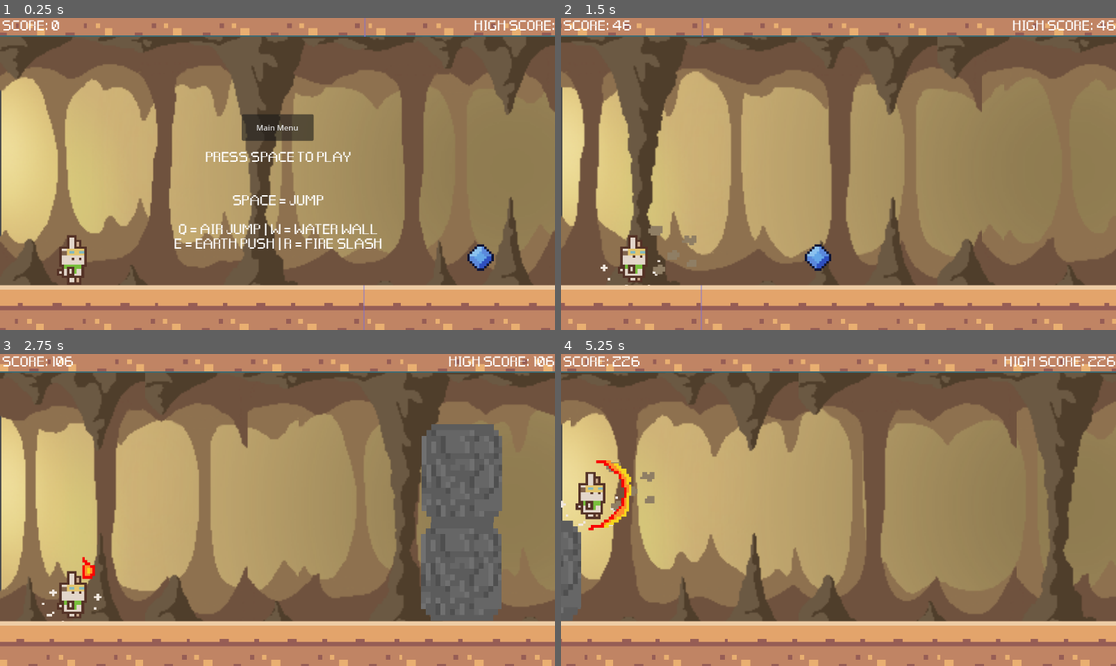
Above: before the commit, frames 1-4 (two rows, left to right).
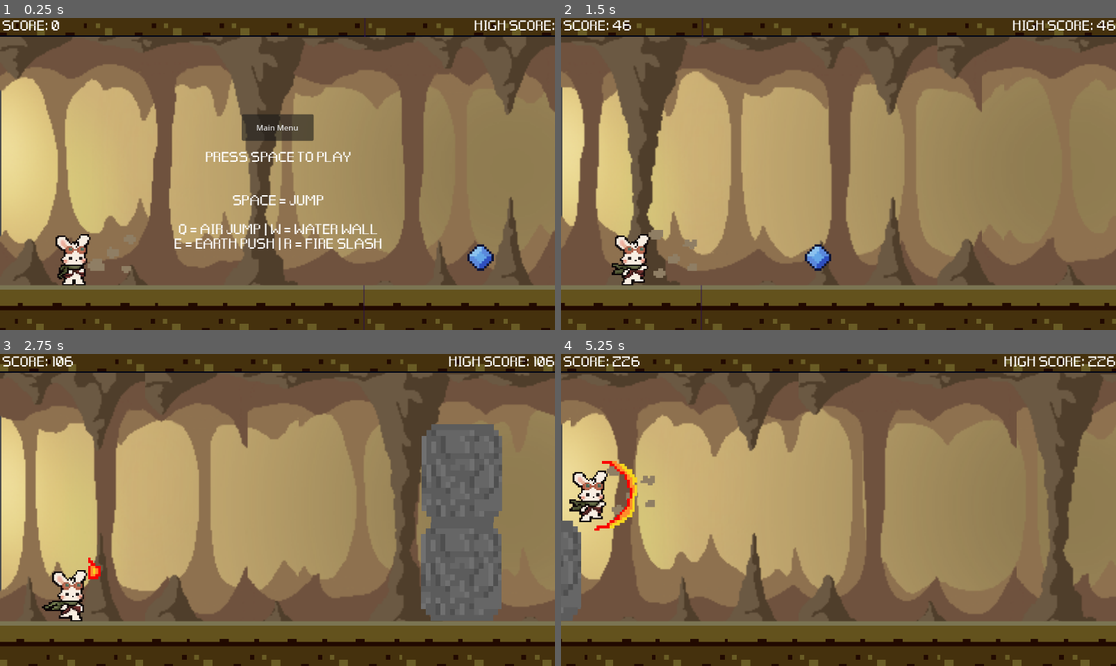
Above: after the commit, the same moments.

Repository: maryandrearv/the-elemental-path
Game: Godot game, scene res://scenes/main.tscn
Same seed, same stepped clock (60 frames per second), same inputs: the game is played once before the commit and once after it.
Inputs:
- Up to frame 1 (0.25 s): no input
- Up to frame 2 (1.5 s): tap Space at 0.5 s; hold Q (air) 0.53-1.28 s; tap Enter (ui_accept) at 0.77 s; tap E (earth) at 1.35 s
- Up to frame 3 (2.75 s): tap Enter (ui_accept) at 1.52 s; tap R (fire) at 2.1 s
- Up to frame 4 (5.25 s): tap W (water) at 2.85 s; tap Enter (ui_accept) at 3.02, 3.77, 4.52 s; hold Q (air) 3.53-4.28 s; tap E (earth) at 4.35 s; tap R (fire) at 5.1 s

The runs differ from the first frame. In frame 1, 21% of the frame differs, in the area x 0-100%, y 0-100%; in frame 2, 21%; in frame 3, 21%; in frame 4, 22%.

Commit message:
Fixed changes, and added sprites

Diff:
--- a/runner/scenes/Echo.tscn
+++ b/runner/scenes/Echo.tscn
@@ -1,6 +1,7 @@
-[gd_scene load_steps=43 format=3 uid="uid://l5lkp5yy3b20"]
+[gd_scene load_steps=41 format=3 uid="uid://l5lkp5yy3b20"]
 
 [ext_resource type="Script" path="res://echo.gd" id="1_yj31d"]
+[ext_resource type="Texture2D" uid="uid://d0x1bjfd7d5c0" path="res://assets/Echo Beta Spritesheet.png" id="2_j7mbw"]
 [ext_resource type="Texture2D" uid="uid://bnkn33uq2rc2r" path="res://sprites/EchoSpritesheet.png" id="2_qb8ms"]
 [ext_resource type="Texture2D" uid="uid://bb1xdvnxgej31" path="res://sprites/Water Effect and Bullet 16x16.png" id="3_v8dir"]
 [ext_resource type="Texture2D" uid="uid://cdr430oh8005q" path="res://sprites/Fire slash sprite.png" id="3_x35eh"]
@@ -11,58 +12,46 @@
 [ext_resource type="AudioStream" uid="uid://du64re8djojgd" path="res://audio/AirJumpWhoosh.mp3" id="8_me835"]
 [ext_resource type="AudioStream" uid="uid://5loceel540sj" path="res://audio/water-splash-type-4-265467.mp3" id="9_86l8x"]
 
-[sub_resource type="AtlasTexture" id="AtlasTexture_8o44w"]
-atlas = ExtResource("2_qb8ms")
-region = Rect2(96, 0, 32, 32)
-
-[sub_resource type="AtlasTexture" id="AtlasTexture_xfvqp"]
-atlas = ExtResource("2_qb8ms")
-region = Rect2(64, 32, 32, 32)
-
-[sub_resource type="AtlasTexture" id="AtlasTexture_ycsv6"]
-atlas = ExtResource("2_qb8ms")
-region = Rect2(0, 0, 32, 32)
-
-[sub_resource type="AtlasTexture" id="AtlasTexture_xj6n7"]
-atlas = ExtResource("2_qb8ms")
-region = Rect2(0, 0, 32, 32)
-
-[sub_resource type="AtlasTexture" id="AtlasTexture_5yvc5"]
-atlas = ExtResource("2_qb8ms")
-region = Rect2(32, 0, 32, 32)
-
-[sub_resource type="AtlasTexture" id="AtlasTexture_qou87"]
-atlas = ExtResource("2_qb8ms")
-region = Rect2(64, 0, 32, 32)
-
-[sub_resource type="AtlasTexture" id="AtlasTexture_61w6j"]
-atlas = ExtResource("2_qb8ms")
-region = Rect2(96, 0, 32, 32)
-
-[sub_resource type="AtlasTexture" id="AtlasTexture_tv0g3"]
-atlas = ExtResource("2_qb8ms")
-region = Rect2(64, 32, 32, 32)
-
-[sub_resource type="AtlasTexture" id="AtlasTexture_aiahg"]
-atlas = ExtResource("2_qb8ms")
-region = Rect2(96, 32, 32, 32)
-
-[sub_resource type="AtlasTexture" id="AtlasTexture_nbmjb"]
-atlas = ExtResource("2_qb8ms")
-region = Rect2(0, 64, 32, 32)
-
-[sub_resource type="AtlasTexture" id="AtlasTexture_jila4"]
-atlas = ExtResource("2_qb8ms")
-region = Rect2(32, 64, 32, 32)
+[sub_resource type="AtlasTexture" id="AtlasTexture_qrdax"]
+atlas = ExtResource("2_j7mbw")
+region = Rect2(200, 0, 50, 50)
+
+[sub_resource type="AtlasTexture" id="AtlasTexture_g5h8b"]
+atlas = ExtResource("2_j7mbw")
+region = Rect2(250, 0, 50, 50)
+
+[sub_resource type="AtlasTexture" id="AtlasTexture_c4wrd"]
+atlas = ExtResource("2_j7mbw")
+region = Rect2(0, 0, 50, 50)
+
+[sub_resource type="AtlasTexture" id="AtlasTexture_efuyk"]
+atlas = ExtResource("2_j7mbw")
+region = Rect2(150, 0, 50, 50)
+
+[sub_resource type="AtlasTexture" id="AtlasTexture_ib2vf"]
+atlas = ExtResource("2_j7mbw")
+region = Rect2(200, 0, 50, 50)
+
+[sub_resource type="AtlasTexture" id="AtlasTexture_vvv8f"]
+atlas = ExtResource("2_j7mbw")
+region = Rect2(250, 0, 50, 50)
+
+[sub_resource type="AtlasTexture" id="AtlasTexture_wpajk"]
+atlas = ExtResource("2_j7mbw")
+region = Rect2(50, 0, 50, 50)
+
+[sub_resource type="AtlasTexture" id="AtlasTexture_lf0r4"]
+atlas = ExtResource("2_j7mbw")
+region = Rect2(100, 0, 50, 50)
 
 [sub_resource type="SpriteFrames" id="SpriteFrames_k886e"]
 animations = [{
 "frames": [{
 "duration": 1.0,
-"texture": SubResource("AtlasTexture_8o44w")
-}, {
-"duration": 1.0,
-"texture": SubResource("AtlasTexture_xfvqp")
+"texture": SubResource("AtlasTexture_qrdax")
+}, {
+"duration": 1.0,
+"texture": SubResource("AtlasTexture_g5h8b")
 }],
 "loop": true,
 "name": &"cast",
@@ -70,7 +59,7 @@
 }, {
 "frames": [{
 "duration": 1.0,
-"texture": SubResource("AtlasTexture_ycsv6")
+"texture": SubResource("AtlasTexture_c4wrd")
 }],
 "loop": true,
 "name": &"idle",
@@ -78,16 +67,13 @@
 }, {
 "frames": [{
 "duration": 1.0,
-"texture": SubResource("AtlasTexture_xj6n7")
-}, {
-"duration": 1.0,
-"texture": SubResource("AtlasTexture_5yvc5")
-}, {
-"duration": 1.0,
-"texture": SubResource("AtlasTexture_qou87")
-}, {
-"duration": 1.0,
-"texture": SubResource("AtlasTexture_61w6j")
+"texture": SubResource("AtlasTexture_efuyk")
+}, {
+"duration": 1.0,
+"texture": SubResource("AtlasTexture_ib2vf")
+}, {
+"duration": 1.0,
+"texture": SubResource("AtlasTexture_vvv8f")
 }],
 "loop": true,
 "name": &"jump",
@@ -95,16 +81,10 @@
 }, {
 "frames": [{
 "duration": 1.0,
-"texture": SubResource("AtlasTexture_tv0g3")
-}, {
-"duration": 1.0,
-"texture": SubResource("AtlasTexture_aiahg")
-}, {
-"duration": 1.0,
-"texture": SubResource("AtlasTexture_nbmjb")
-}, {
-"duration": 1.0,
-"texture": SubResource("AtlasTexture_jila4")
+"texture": SubResource("AtlasTexture_wpajk")
+}, {
+"duration": 1.0,
+"texture": SubResource("AtlasTexture_lf0r4")
 }],
 "loop": true,
 "name": &"run",
@@ -112,7 +92,7 @@
 }]
 
 [sub_resource type="RectangleShape2D" id="RectangleShape2D_2nvop"]
-size = Vector2(11.5, 17.6667)
+size = Vector2(16.25, 17.6667)
 
 [sub_resource type="AtlasTexture" id="AtlasTexture_0iqx2"]
 atlas = ExtResource("2_qb8ms")
@@ -256,20 +236,20 @@
 
 [node name="Echo" type="AnimatedSprite2D" parent="."]
 texture_filter = 1
-position = Vector2(4, 40.75)
-scale = Vector2(5.15625, 4.67188)
+position = Vector2(-21, 34)
+scale = Vector2(3.48953, 3.16)
 sprite_frames = SubResource("SpriteFrames_k886e")
 animation = &"run"
+frame_progress = 0.231254
 
 [node name="RunCol" type="CollisionShape2D" parent="."]
-position = Vector2(2, 40)
+position = Vector2(-12.25, 40)
 scale = Vector2(6, 6)
 shape = SubResource("RectangleShape2D_2nvop")
 
 [node name="Earth" type="AnimatedSprite2D" parent="."]
-visible = false
 texture_filter = 1
-position = Vector2(81, 20)
+position = Vector2(82, 28)
 scale = Vector2(5, 5)
 sprite_frames = SubResource("SpriteFrames_a8h5c")
 animation = &"earth"
@@ -282,13 +262,13 @@
 scale = Vector2(4.625, 10.25)
 sprite_frames = SubResource("SpriteFrames_cvafy")
 animation = &"waterwall"
-frame = 1
-frame_progress = 0.432466
+frame = 5
+frame_progress = 0.720295
 
 [node name="Fire" type="AnimatedSprite2D" parent="."]
 visible = false
 texture_filter = 1
-position = Vector2(47, 44)
+position = Vector2(59, 45)
 scale = Vector2(5.25, 5.59375)
 sprite_frames = SubResource("SpriteFrames_f6y3w")
 animation = &"fire"
@@ -318,5 +298,5 @@
 position = Vector2(46, 29)
 
 [node name="CollisionShape2D" type="CollisionShape2D" parent="Ability_hitbox"]
-position = Vector2(12.5, 6)
+position = Vector2(18, 5)
 shape = SubResource("RectangleShape2D_bayfr")
--- a/runner/scenes/ground.tscn
+++ b/runner/scenes/ground.tscn
@@ -1,7 +1,7 @@
 [gd_scene load_steps=8 format=4 uid="uid://b4p11np75v5y1"]
 
 [ext_resource type="Texture2D" uid="uid://ku5lg5ht7tly" path="res://sprites/GrassetPack/GrassetPack.png" id="1_bc51w"]
-[ext_resource type="Texture2D" uid="uid://chvvjnsi5j261" path="res://assets/ground.png" id="1_tfqlp"]
+[ext_resource type="Texture2D" uid="uid://ujihrkrvi4kn" path="res://sprites/ground_proper.png" id="1_ek06d"]
 
 [sub_resource type="RectangleShape2D" id="RectangleShape2D_dwsa4"]
 size = Vector2(2764, 58)
@@ -76,7 +76,7 @@
 texture_filter = 1
 position = Vector2(1055, 612)
 scale = Vector2(1.56445, 1.52778)
-texture = ExtResource("1_tfqlp")
+texture = ExtResource("1_ek06d")
 
 [node name="CollisionShape2D" type="CollisionShape2D" parent="."]
 position = Vector2(1055, 618)
Binary file added: runner/assets/Echo Beta Spritesheet.png
Not shown, added: runner/assets/Echo Beta Spritesheet.png.import
